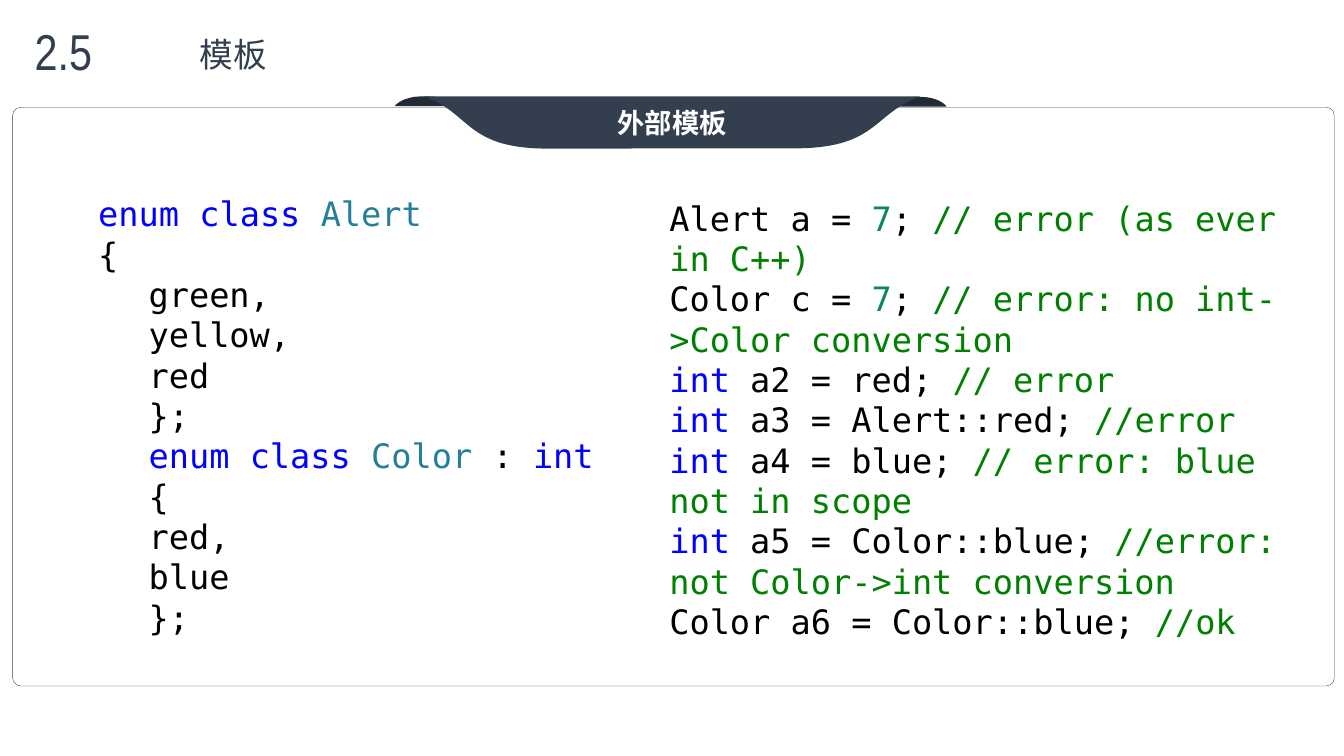
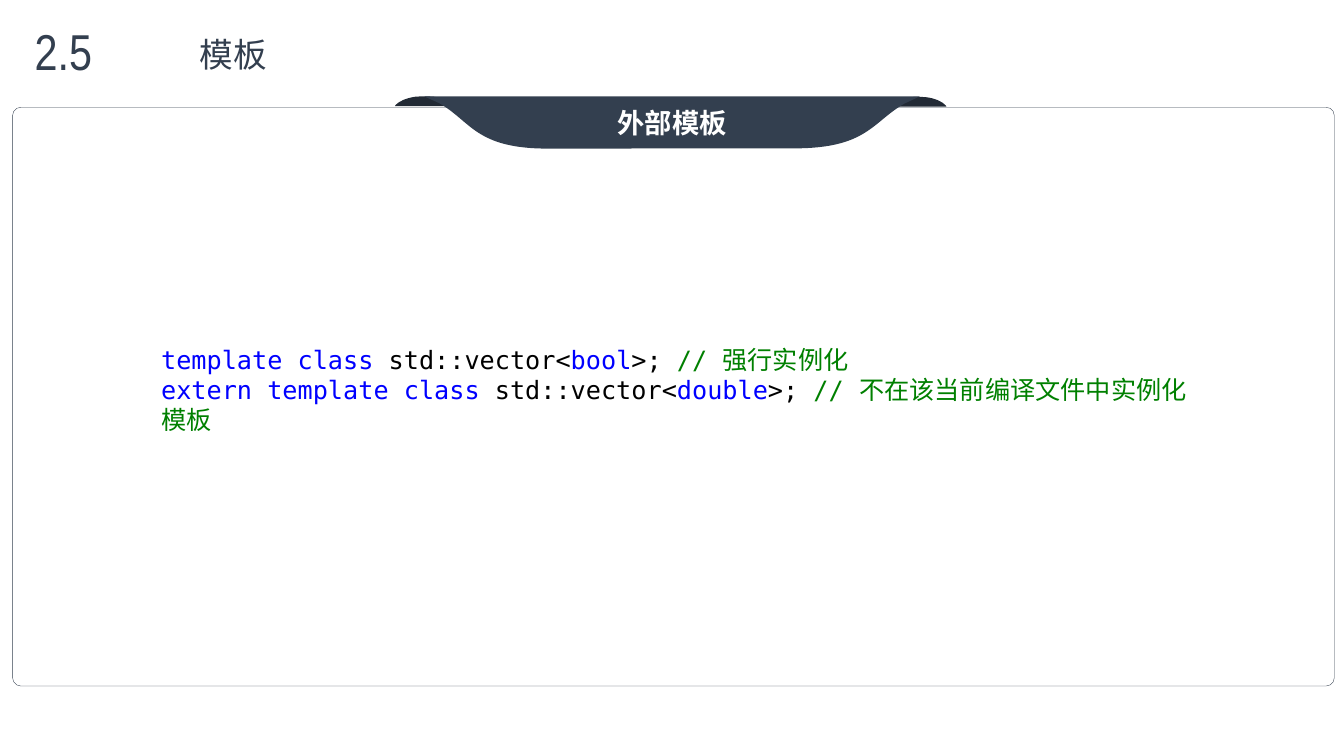
Before and after one commit to max4sharing/modern_cpp, a slide deck: slide 21 of C++11.pptx (slide 22 before the commit). Drawn at 1344x756 pixels with LibreOffice and Linux fonts; fonts in the diff are those of the drawing; background and template pictures are left out. Boxes give left, top, right and bottom in pixels: in the first picture for what was removed or moved away, otherwise in the second. Text is boxed around its words. In the diff, an @@ line names an element or a change of style, - is before the commit and + after.

```diff
--- a/C++11.pptx
+++ b/C++11.pptx
@@ text removed at box(98, 200, 594, 590) @@
-enum class Alert
-{
-  green,
-  yellow,
-  red
-};
-enum class Color : int
-{
-  red,
-  blue
-};
@@ text removed at box(669, 205, 1276, 639) @@
-Alert a = 7; // error (as ever in C++)
-Color c = 7; // error: no int->Color conversion
-int a2 = red; // error
-int a3 = Alert::red; //error
-int a4 = blue; // error: blue not in scope
-int a5 = Color::blue; //error: not Color->int conversion
-Color a6 = Color::blue; //ok
@@ text added at box(161, 347, 1187, 405), 18 pt, text #0000FF @@
+template class std::vector<bool>; // 强行实例化
+extern template class std::vector<double>; // 不在该当前编译文件中实例化模板
```
Also in this commit, not shown: 4 other slides changed, 35 slides added, 30 slides removed, 1 other file.
